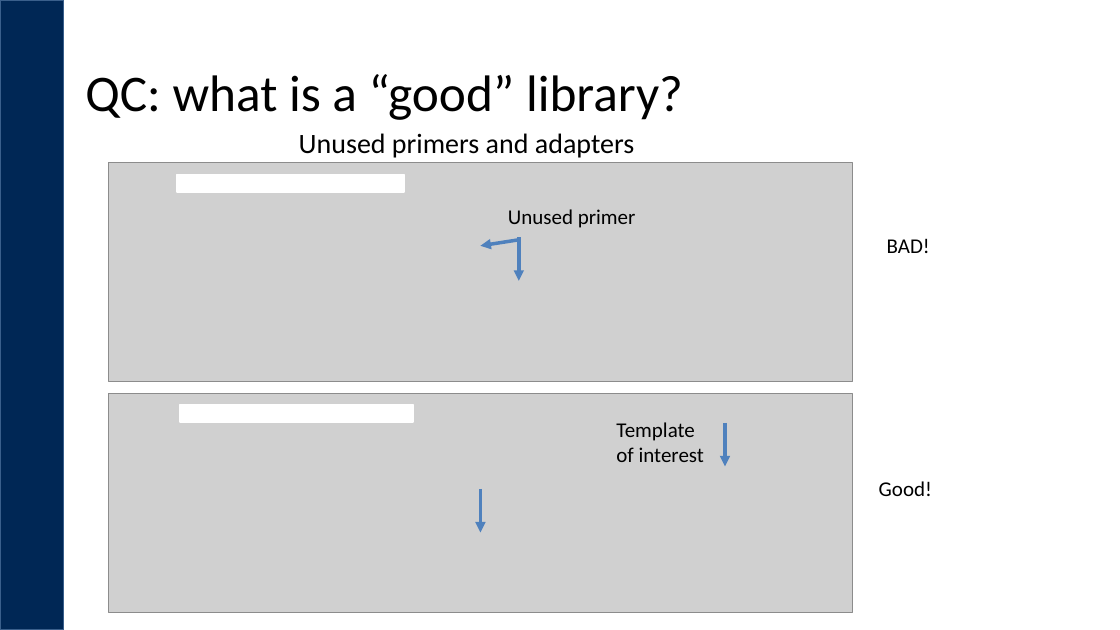
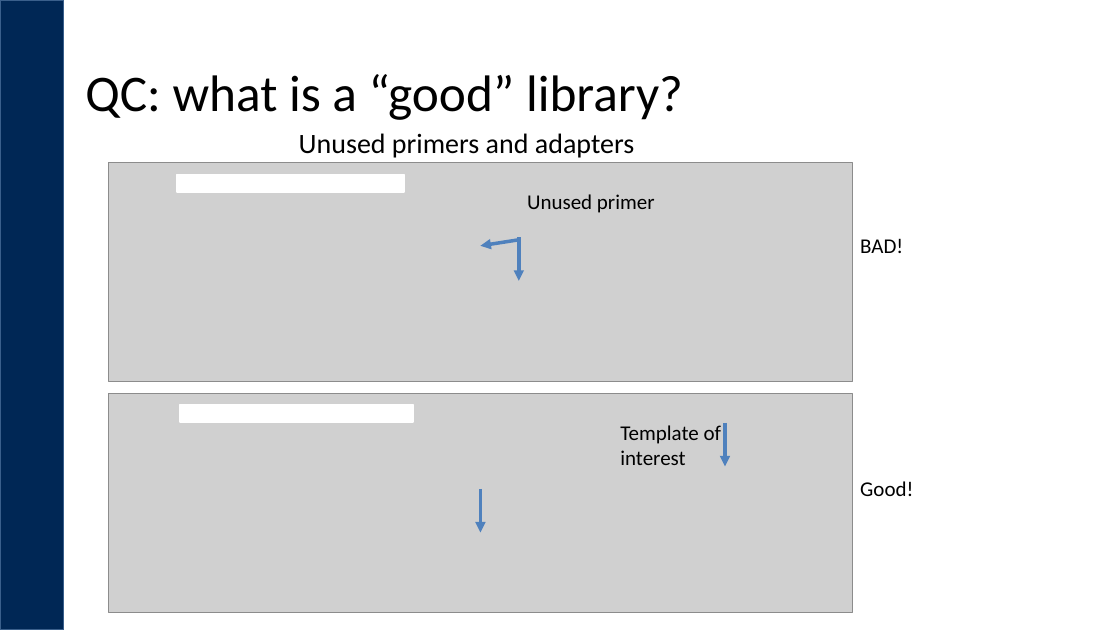
Before and after one commit to ucdavis-bioinformatics-training/2019_September_UCD_Microbial_Community_Analysis_Workshop, a slide deck: slide 14 of dbcAmplicons/dbcAmplicons_Amplicons.pptx. Drawn at 1120x630 pixels with LibreOffice and Linux fonts; fonts in the diff are those of the drawing; grey boxes stand for pictures; background and template pictures are left out. Boxes give left, top, right and bottom in pixels: in the first picture for what was removed or moved away, otherwise in the second. Text is boxed around its words. In the diff, an @@ line names an element or a change of style, - is before the commit and + after.

```diff
--- a/dbcAmplicons/dbcAmplicons_Amplicons.pptx
+++ b/dbcAmplicons/dbcAmplicons_Amplicons.pptx
@@ text "Unused primer": place and size @@
-text "Unused primer" at [508,209,636,228]
+text "Unused primer" at [527,194,655,213]
@@ text "BAD!": place and size @@
-text "BAD!" at [887,238,930,253]
+text "BAD!" at [860,238,903,253]
@@ text "Template of interest" rewrapped from [616,422,704,462] to [620,425,721,465] @@
@@ text "Good!": place and size @@
-text "Good!" at [879,481,932,496]
+text "Good!" at [860,481,913,496]
```
Also in this commit, not shown: 1 other slide changed, 15 other files.
